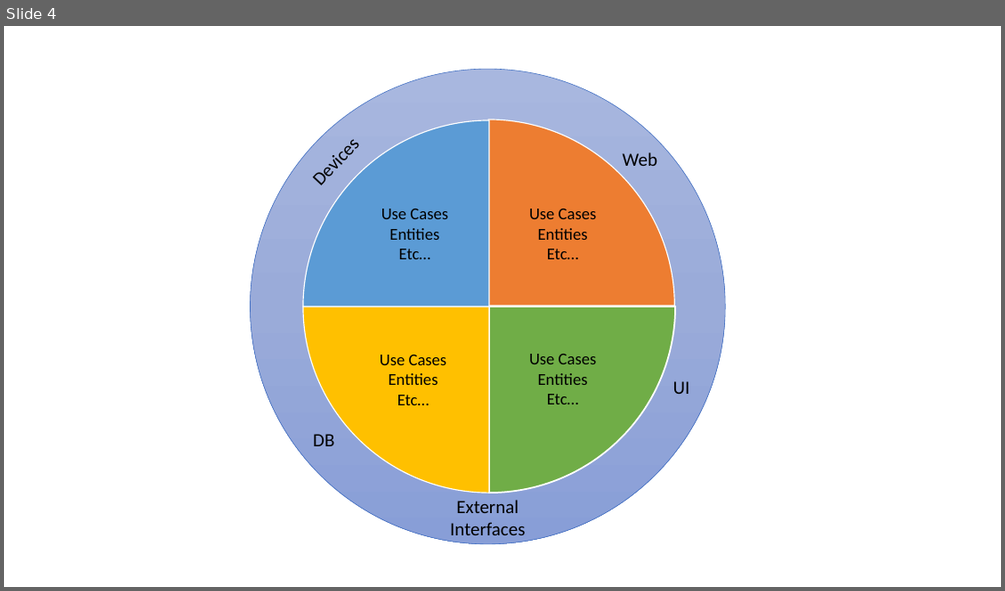
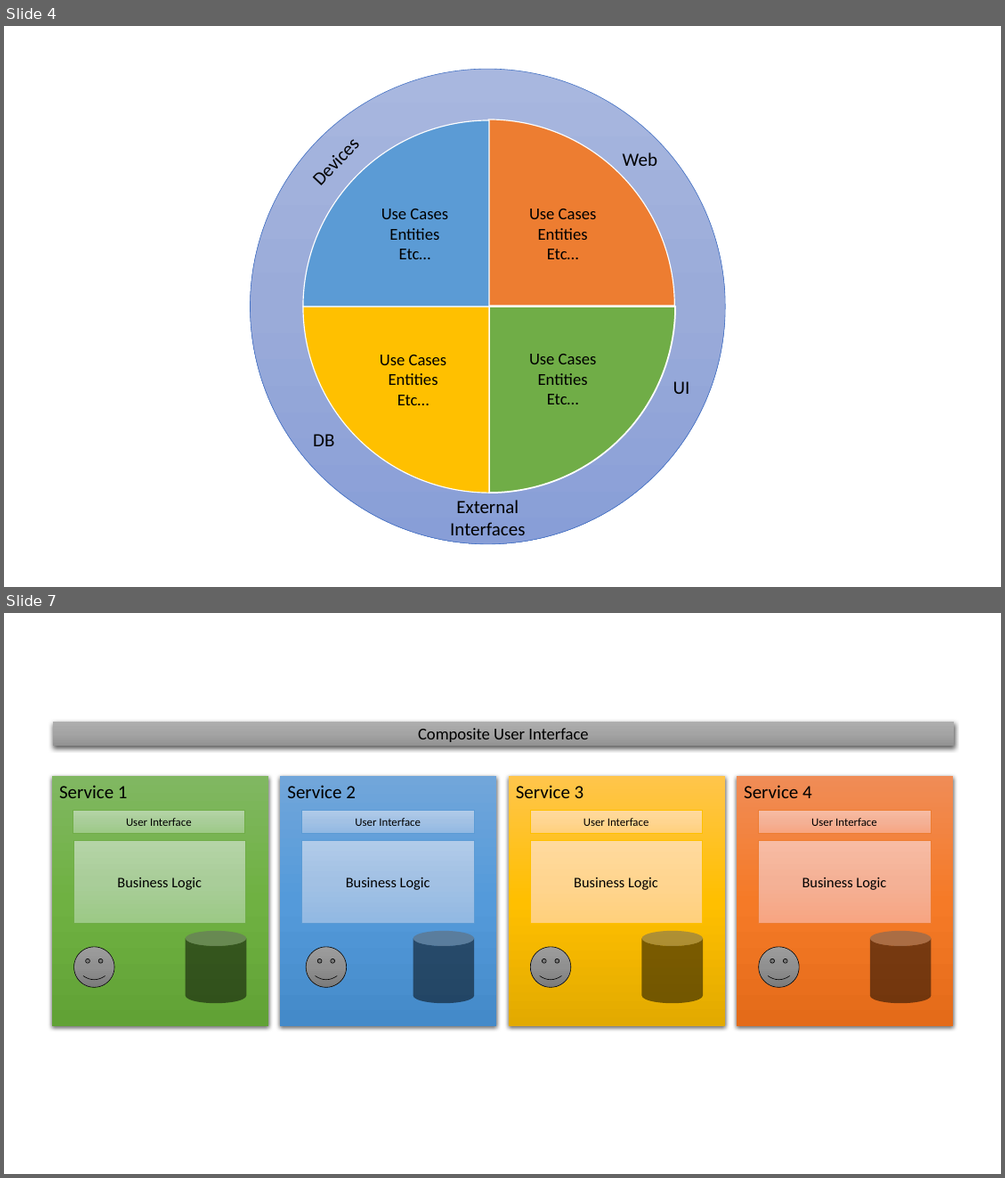
Before and after one commit to linus123/linus123.github.io, a slide deck: src/SingleResponsibilityPrinciple/images.pptx. Shown one above the other, each under a label of ours: slide 4 before the commit, slides 4 and 7 after it; the slides between them are not shown. The pictures are 1005x591 and 1005x1178 pixels, drawn with LibreOffice and Linux fonts; fonts in the diff are those of the drawing. Boxes give left, top, right and bottom in pixels: in the first picture for what was removed or moved away, otherwise in the second. Text is boxed around its words. In the diff, an @@ line names an element or a change of style, - is before the commit and + after.

```diff
--- a/src/SingleResponsibilityPrinciple/images.pptx
+++ b/src/SingleResponsibilityPrinciple/images.pptx
@@ slide 7 added at (4, 613, 1001, 1174), background #FFFFFF @@
@@ rectangle added at (53, 722, 954, 747), fill gradient #AFAFAF to #A5A5A5 to #939393, 16 pt, text #000000 @@
+Composite User Interface
@@ rectangle added at (52, 776, 268, 1026), fill gradient #81B861 to #6FB242 to #62A336, 18 pt, text #000000 @@
+Service 1
@@ rectangle added at (280, 776, 497, 1026), fill gradient #71A6DB to #559BDB to #448ACA, 18 pt, text #000000 @@
+Service 2
@@ rectangle added at (508, 776, 725, 1026), fill gradient #FFC64B to #FFC000 to #E3AB00, 18 pt, text #000000 @@
+Service 3
@@ rectangle added at (736, 776, 954, 1026), fill gradient #F18C57 to #F67B28 to #E56C19, 18 pt, text #000000 @@
+Service 4
@@ rectangle added at (73, 810, 245, 833), fill gradient #B5D5A7 to #AACE9A to #9CC987, outline #70AD47 0.5 pt, 11 pt, text #000000 @@
+User Interface
@@ rectangle added at (301, 810, 474, 833), fill gradient #B1CBE9 to #A3C1E5 to #93B9E4, outline #5B9BD5 0.5 pt, 11 pt, text #000000 @@
+User Interface
@@ rectangle added at (530, 810, 703, 833), fill gradient #FFDB9E to #FFD590 to #FFD07C, outline #FFC000 0.5 pt, 11 pt, text #000000 @@
+User Interface
@@ rectangle added at (759, 810, 931, 833), fill gradient #F7BDA5 to #F5B196 to #F8A582, outline #ED7D31 0.5 pt, 11 pt, text #000000 @@
+User Interface
@@ rectangle added at (73, 840, 246, 923), fill gradient #B5D5A7 to #AACE9A to #9CC987, outline #70AD47 0.5 pt, 14 pt, text #000000 @@
+Business Logic
@@ rectangle added at (301, 840, 474, 923), fill gradient #B1CBE9 to #A3C1E5 to #93B9E4, outline #5B9BD5 0.5 pt, 14 pt, text #000000 @@
+Business Logic
@@ rectangle added at (530, 840, 703, 923), fill gradient #FFDB9E to #FFD590 to #FFD07C, outline #FFC000 0.5 pt, 14 pt, text #000000 @@
+Business Logic
@@ rectangle added at (759, 840, 931, 923), fill gradient #F7BDA5 to #F5B196 to #F8A582, outline #ED7D31 0.5 pt, 14 pt, text #000000 @@
+Business Logic
@@ cylinder added at (186, 931, 247, 1004), fill #000000 at 50% opacity @@
@@ cylinder added at (413, 931, 474, 1004), fill #000000 at 50% opacity @@
@@ cylinder added at (642, 931, 704, 1004), fill #000000 at 50% opacity @@
@@ cylinder added at (870, 931, 931, 1004), fill #000000 at 50% opacity @@
@@ smiley face added at (74, 947, 114, 987), fill gradient #9D9D9D to #909090 to #7C7C7C, outline #000000 0.5 pt @@
@@ smiley face added at (306, 947, 347, 987), fill gradient #9D9D9D to #909090 to #7C7C7C, outline #000000 0.5 pt @@
@@ smiley face added at (531, 947, 571, 987), fill gradient #9D9D9D to #909090 to #7C7C7C, outline #000000 0.5 pt @@
@@ smiley face added at (759, 947, 799, 987), fill gradient #9D9D9D to #909090 to #7C7C7C, outline #000000 0.5 pt @@
```
Also in this commit, not shown: 1 slide changed, 1 other slide added, 6 other files.
